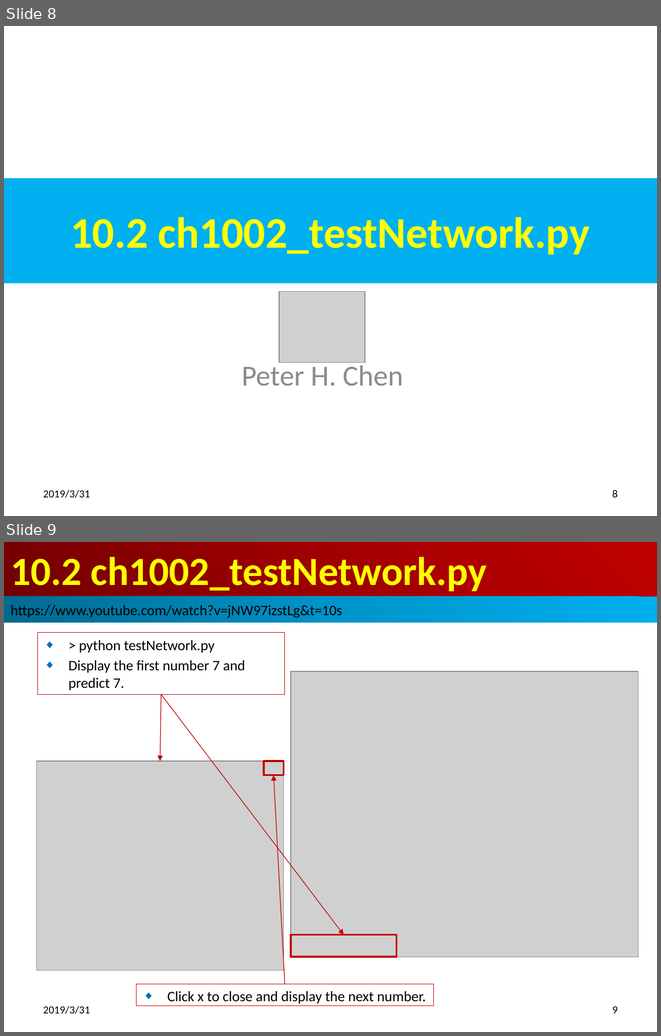
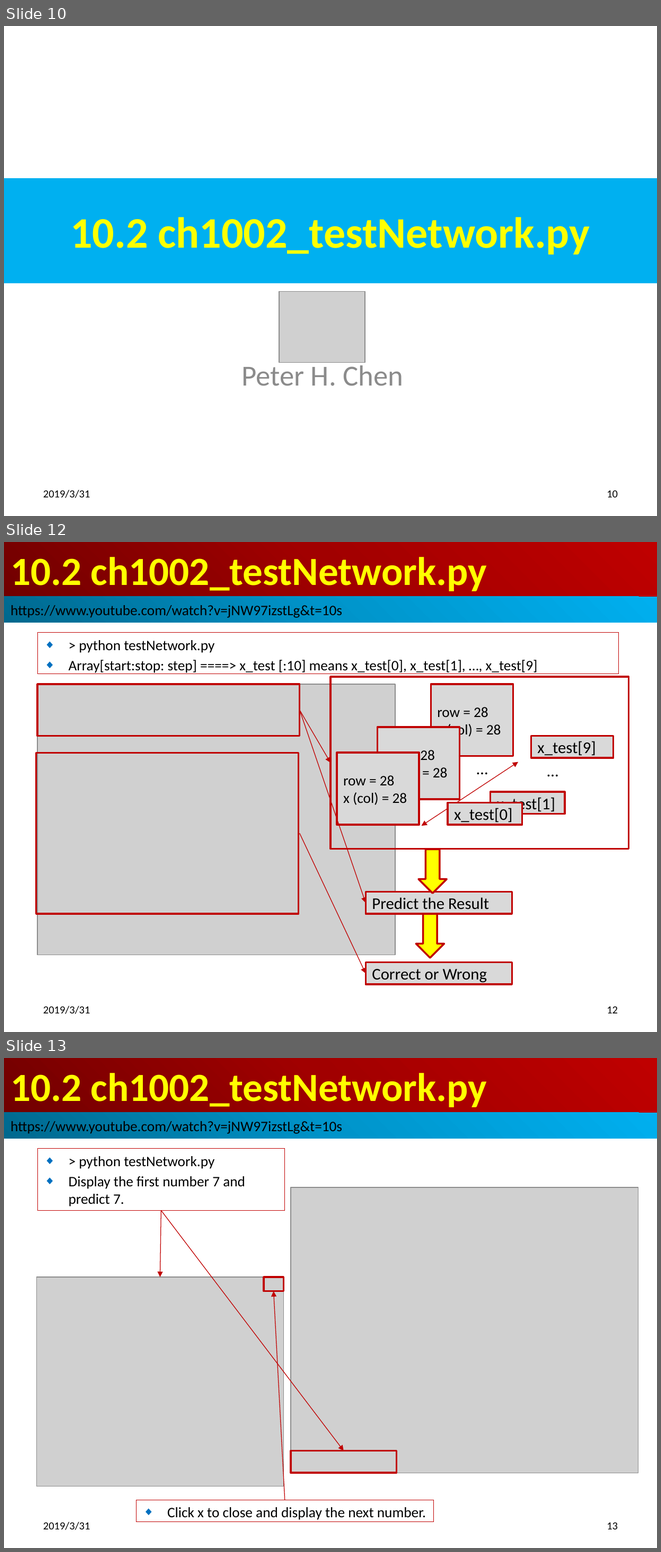
Before and after one commit to peterhchen/100-TensorFlow-DeepLearning-Basic, a slide deck: ch10_DataModel/ch10_Proj_Number-Guesser/ch10_Number_Guesser.pptx. Shown one above the other, each under a label of ours: slides 8 and 9 before the commit, slides 10, 12 and 13 after it; the slides between them are not shown. The pictures are 661x1036 and 661x1552 pixels, drawn with LibreOffice and Linux fonts; fonts in the diff are those of the drawing; grey boxes stand for pictures. Boxes give left, top, right and bottom in pixels: in the first picture for what was removed or moved away, otherwise in the second. Text is boxed around its words. In the diff, an @@ line names an element or a change of style, - is before the commit and + after.

```diff
--- a/ch10_DataModel/ch10_Proj_Number-Guesser/ch10_Number_Guesser.pptx
+++ b/ch10_DataModel/ch10_Proj_Number-Guesser/ch10_Number_Guesser.pptx
@@ slide 12 added at (x1=4, y1=542, x2=657, y2=1032), background #FFFFFF @@
@@ title added at (x1=4, y1=542, x2=657, y2=597), fill gradient #720000 to #A20000 to #C00000, 44 pt, text #FFFF00, bold @@
+10.2 ch1002_testNetwork.py
@@ rectangle added at (x1=4, y1=597, x2=657, y2=623), fill gradient #00688E to #0094CA to #00B0F0, 16 pt, text #000000 @@
+https://www.youtube.com/watch?v=jNW97izstLg&t=10s
@@ subtitle added at (x1=37, y1=633, x2=618, y2=674), outline #C00000 0.75 pt, 16 pt, text #000000 @@
+◆ > python testNetwork.py
+◆ Array[start:stop: step] ====> x_test [:10] means x_test[0], x_test[1], …, x_test[9]
@@ picture added at (x1=37, y1=685, x2=395, y2=955) @@
@@ rectangle added at (x1=37, y1=685, x2=300, y2=736), outline #C00000 2 pt @@
@@ rectangle added at (x1=330, y1=677, x2=629, y2=848), outline #C00000 2 pt @@
@@ rectangle added at (x1=431, y1=685, x2=513, y2=756), fill #D9D9D9, outline #C00000 2 pt, 16 pt, text #000000 @@
+row = 28
+x (col) = 28
@@ arrow added from (300, 710) to (330, 762), #C00000 0.75 pt @@
@@ arrow added from (300, 710) to (366, 902), #C00000 0.75 pt @@
@@ rectangle added at (x1=378, y1=727, x2=460, y2=799), fill #D9D9D9, outline #C00000 2 pt, 16 pt, text #000000 @@
+row = 28
+x (col) = 28
@@ rectangle added at (x1=531, y1=736, x2=613, y2=758), fill #D9D9D9, outline #C00000 2 pt, 18 pt, text #000000 @@
+x_test[9]
@@ rectangle added at (x1=36, y1=753, x2=299, y2=914), outline #C00000 2 pt @@
@@ rectangle added at (x1=337, y1=752, x2=420, y2=824), fill #D9D9D9, outline #C00000 2 pt, 16 pt, text #000000 @@
+row = 28
+x (col) = 28
@@ double arrow added from (518, 762) to (421, 826), #C00000 0.75 pt @@
@@ text added at (x1=470, y1=759, x2=500, y2=776), 18 pt, text #000000 @@
+…
@@ text added at (x1=541, y1=761, x2=570, y2=778), 18 pt, text #000000 @@
+…
@@ rectangle added at (x1=491, y1=792, x2=565, y2=814), fill #D9D9D9, outline #C00000 2 pt, 18 pt, text #000000 @@
+x_test[1]
@@ rectangle added at (x1=448, y1=803, x2=522, y2=824), fill #D9D9D9, outline #C00000 2 pt, 18 pt, text #000000 @@
+x_test[0]
@@ arrow added from (300, 833) to (366, 973), #C00000 0.75 pt @@
@@ down arrow added at (x1=418, y1=849, x2=447, y2=893), fill #FFFF00, outline #C00000 2 pt @@
@@ rectangle added at (x1=366, y1=891, x2=512, y2=914), fill #D9D9D9, outline #C00000 2 pt, 18 pt, text #000000 @@
+Predict the Result
@@ down arrow added at (x1=416, y1=914, x2=444, y2=958), fill #FFFF00, outline #C00000 2 pt @@
@@ rectangle added at (x1=366, y1=962, x2=512, y2=984), fill #D9D9D9, outline #C00000 2 pt, 18 pt, text #000000 @@
+Correct or Wrong
@@ text added at (x1=43, y1=1005, x2=90, y2=1014), 12 pt, text #000000 @@
+2019/3/31
@@ page number added at (x1=607, y1=1006, x2=618, y2=1013), 12 pt, text #000000 @@
+12
@@ what was slide 8 is now slide 10 @@
@@ page number at (x1=607, y1=490, x2=618, y2=497): text changed @@
-8
+10
@@ what was slide 9 is now slide 13 @@
@@ page number at (x1=607, y1=1522, x2=618, y2=1529): text changed @@
-9
+13
```
Also in this commit, not shown: 3 other slides added, 2 other files.
